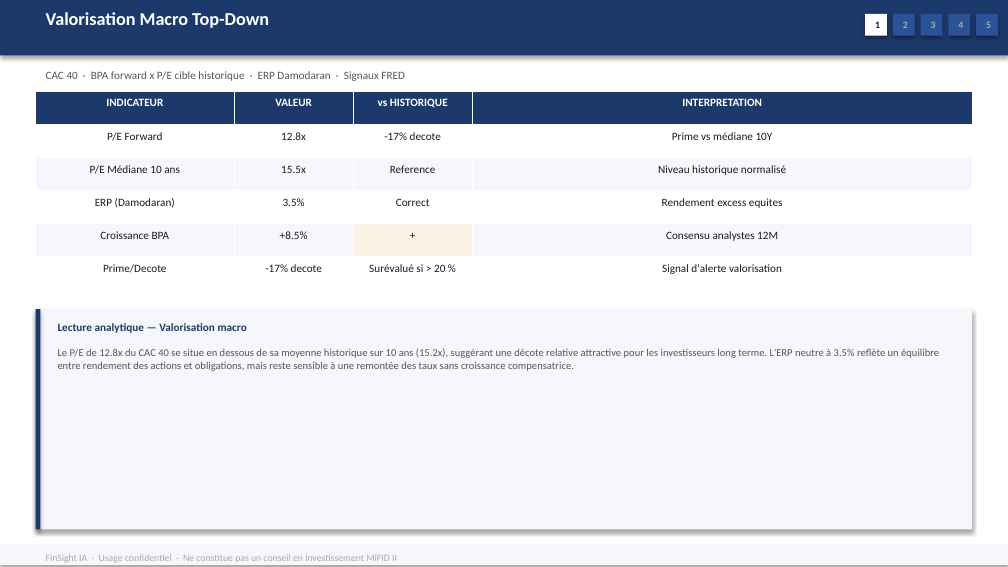
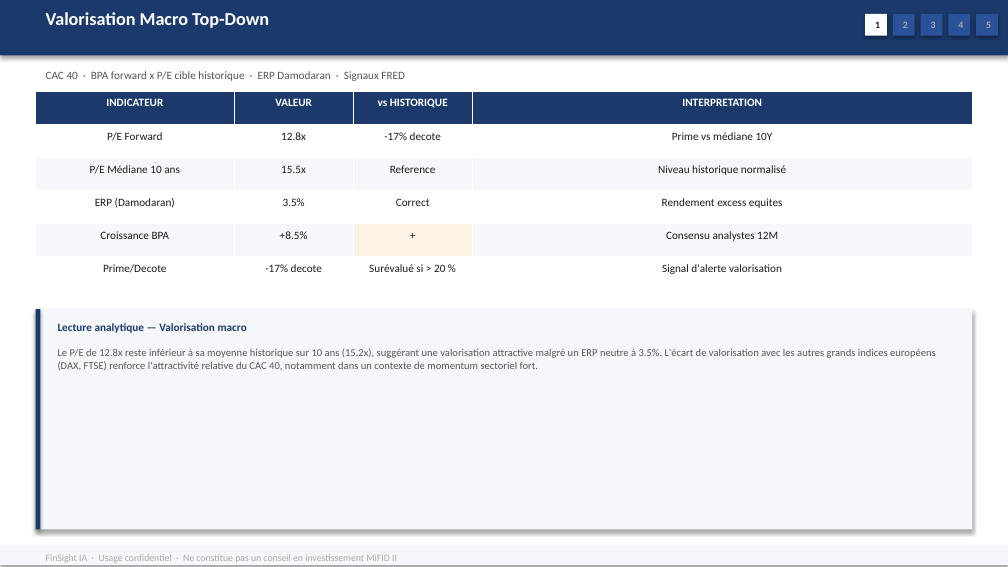
Before and after one commit to baptistejeh07-art/finsight-ia, a slide deck: slide 6 of preview/indice_CAC_40/indice_CAC_40.pptx. Drawn at 1008x567 pixels with LibreOffice and Linux fonts; fonts in the diff are those of the drawing. Boxes give left, top, right and bottom in pixels: in the first picture for what was removed or moved away, otherwise in the second. Text is boxed around its words. In the diff, an @@ line names an element or a change of style, - is before the commit and + after.

Commit message:
chore(preview): indice_CAC_40 outputs regeneres

```diff
--- a/preview/indice_CAC_40/indice_CAC_40.pptx
+++ b/preview/indice_CAC_40/indice_CAC_40.pptx
@@ text at (x1=58, y1=348, x2=936, y2=370): text changed @@
-Le P/E de 12.8x du CAC 40 se situe en dessous de sa moyenne historique sur 10 ans (15.2x), suggérant une décote relative attractive pour les investisseurs long terme. L'ERP neutre à 3.5% reflète un équilibre entre rendement des actions et obligations, mais reste sensible à une remontée des taux sans croissance compensatrice.
+Le P/E de 12.8x reste inférieur à sa moyenne historique sur 10 ans (15.2x), suggérant une valorisation attractive malgré un ERP neutre à 3.5%. L'écart de valorisation avec les autres grands indices européens (DAX, FTSE) renforce l'attractivité relative du CAC 40, notamment dans un contexte de momentum sectoriel fort.
```
Also in this commit, not shown: 2 other slides changed, 1 other file.
